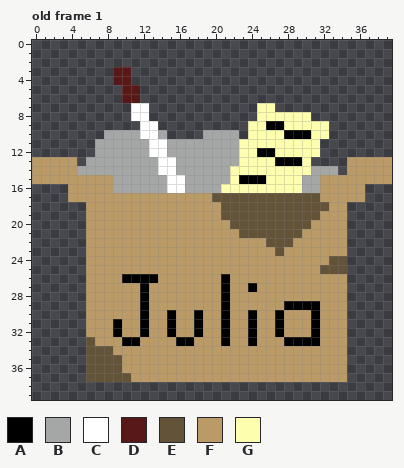
Pixel-art file -- assets/objects/scene-1/box.aseprite. Above is the file before it was changed.
40x40 pixels, 1 frame. Shown: old frame 1.
Palette (. is transparent): A #000000  B #a5a7a7  C #ffffff  D #581818  E #625339  F #ba9a66  G #fdffae
Pixels before, old frame 1, first column x 0:
 3 .........DD.............................
 4 .........DD.............................
 5 ..........DD............................
 6 ..........DD............................
 7 ...........CC............GG.............
 8 ...........CC............GGGGGG.........
 9 ............CC..........GGAAGGGGG.......
10 ........BBBBCCB....BBBB.GGGGAAAGG.......
11 .......BBBBBBCCBBBBBBBBGGGGGGGGG........
12 .......BBBBBBCCBBBBBBBBGGAAGGGGG........
13 FFFFF.BBBBBBBBCCBBBBBBBGGGGAAAG....FFFFF
14 FFFFFBBBBBBBBBCCBBBBBBGGGGGGGGGBBB.FFFFF
15 FFFFFFFFFBBBBBBCCBBBBBGAAAGGGGBBFFFFFFFF
16 ....FFFFFBBBBBBCCBBBBGGGGGGGGGBBFFFFF...
17 ....FFFFFFFFFFFFFFFFEEEEEEEEEEEEFFFFF...
18 ......FFFFFFFFFFFFFFFEEEEEEEEEEEEFF.....
19 ......FFFFFFFFFFFFFFFEEEEEEEEEEEFFF.....
20 ......FFFFFFFFFFFFFFFFEEEEEEEEEFFFF.....
21 ......FFFFFFFFFFFFFFFFFEEEEEEEFFFFF.....
22 ......FFFFFFFFFFFFFFFFFFFFEEEFFFFFF.....
23 ......FFFFFFFFFFFFFFFFFFFFFEFFFFFFF.....
24 ......FFFFFFFFFFFFFFFFFFFFFFFFFFFEE.....
25 ......FFFFFFFFFFFFFFFFFFFFFFFFFFEEE.....
26 ......FFFFAAAAFFFFFFFAFFFFFFFFFFFFF.....
27 ......FFFFFFAFFFFFFFFAFFAFFFFFFFFFF.....
28 ......FFFFFFAFFFFFFFFAFFFFFFFFFFFFF.....
29 ......FFFFFFAFFFFFFFFAFFFFFFAAAAFFF.....
30 ......FFFFFFAFFAFFAFFAFFAFFAFFFAFFF.....
31 ......FFFAFFAFFAFFAFFAFFAFFAFFFAFFF.....
32 ......FFFAFFAFFAFFAFFAFFAFFAFFFAFFF.....
33 ......EFFFAAFFFFAAFFFAFFAFFFAAAAFFF.....
34 ......EEEFFFFFFFFFFFFFFFFFFFFFFFFFF.....
35 ......EEEEFFFFFFFFFFFFFFFFFFFFFFFFF.....
36 ......EEEEFFFFFFFFFFFFFFFFFFFFFFFFF.....
37 ......EEEEEFFFFFFFFFFFFFFFFFFFFFFFF.....
The result:
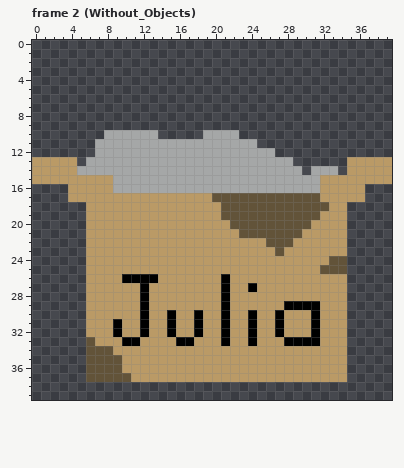
A new or re-ordered frame is compared with the old frame closest to it.
The edit:
frames 1 -> 2
Frame 2 (Without_Objects) is new; against old frame 1:
Colour A becomes colour B in row 12 at x 25 to 26; in row 13 at x 27 to 28; in row 15 at x 23 to 25.
Colour C becomes colour B in row 10 at x 12 to 13; in rows 11 to 12 at x 13 to 14; in rows 13 to 14 at x 14 to 15; in rows 15 to 16 at x 15 to 16.
Colour G becomes colour B in rows 11 to 12 at x 23 to 24; in row 13 at x 23 to 26; in row 14 at x 22 to 29; in row 15 at x 22 and 26 to 29; in row 16 at x 21 to 29.
The edit erases colour A in row 9 at x 26 to 27; in row 10 at x 28 to 30; in row 13 at x 29.
The edit erases colour B in row 10 at x 14.
The edit erases colour C in rows 7 to 8 at x 11 to 12; in row 9 at x 12 to 13.
The edit erases colour D in rows 3 to 4 at x 9 to 10; in rows 5 to 6 at x 10 to 11.
The edit erases colour G in row 7 at x 25 to 26; in row 8 at x 25 to 30; in row 9 at x 24 to 25 and 28 to 32; in row 10 at x 24 to 27 and 31 to 32; in row 11 at x 25 to 31; in row 12 at x 27 to 31.
The edit erases colour G in rows 13 to 14 at x 30.
Boxes around the changes in both pictures, in picture pixels (x1, y1, x2, y2):
changed: (113, 67, 185, 193)
changed: (221, 103, 329, 193)
